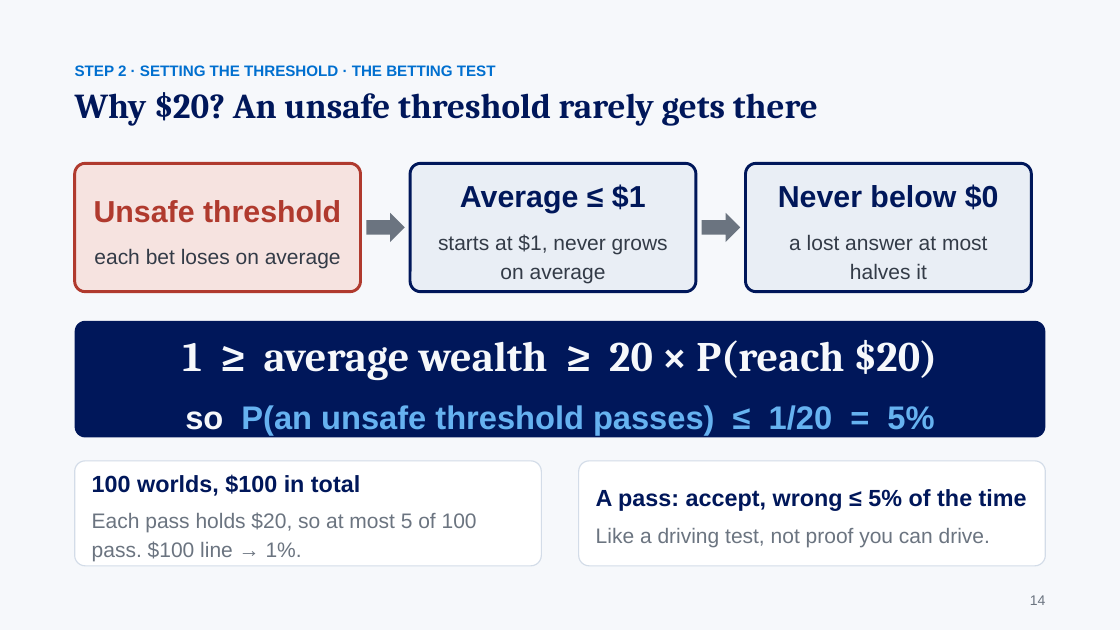
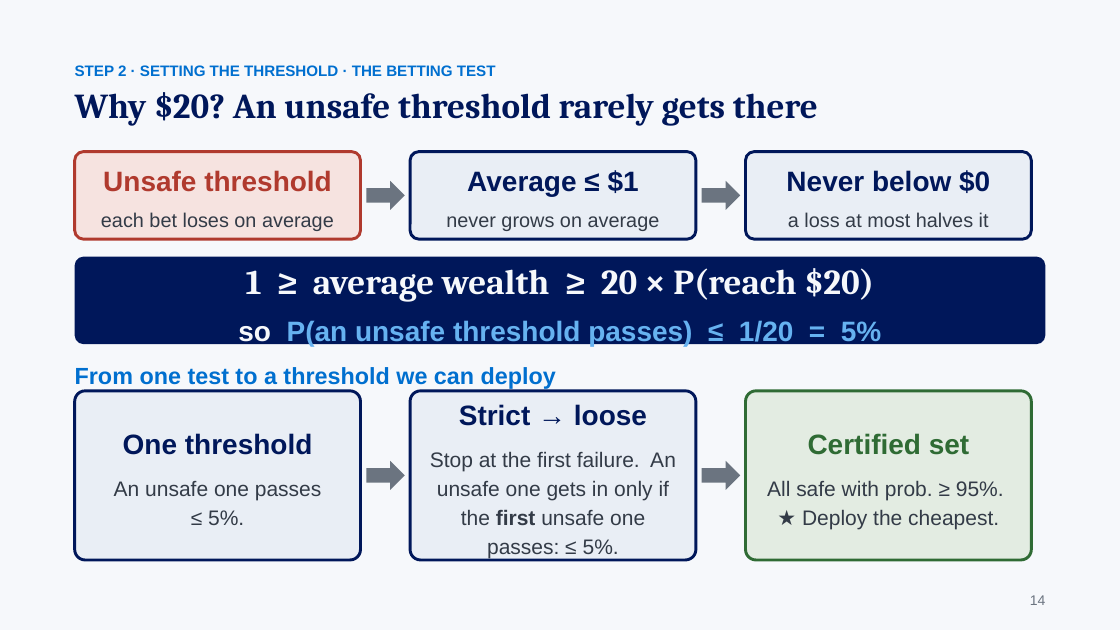
Before and after one commit to gaoj21/tokenbank, a slide deck: slide 14 of slides/CLIMB_talk.pptx. Drawn at 1120x630 pixels with LibreOffice and Linux fonts; fonts in the diff are those of the drawing. Boxes give left, top, right and bottom in pixels: in the first picture for what was removed or moved away, otherwise in the second. Text is boxed around its words. In the diff, an @@ line names an element or a change of style, - is before the commit and + after.

```diff
--- a/slides/CLIMB_talk.pptx
+++ b/slides/CLIMB_talk.pptx
@@ rounded rectangle "Unsafe threshold": place and size @@
-rounded rectangle "Unsafe threshold" at [75,163,360,292]
+rounded rectangle "Unsafe threshold" at [75,152,360,239]
@@ rounded rectangle "Unsafe threshold" at [75,152,360,239]: size 26 to 24 pt in "Unsafe threshold"; size 18 to 17 pt in "each bet loses on average"; less space between paragraphs; proportions changed @@
@@ rounded rectangle "Average ≤ $1" at [410,152,696,239]: proportions changed @@
@@ rounded rectangle "Average ≤ $1": place and size @@
-rounded rectangle "Average ≤ $1" at [410,163,696,292]
+rounded rectangle "Average ≤ $1" at [410,152,696,239]
@@ text in rounded rectangle at [467,170,639,197]: size 26 to 24 pt in "Average ≤ $1"; less space between paragraphs @@
@@ rounded rectangle "Never below $0": place and size @@
-rounded rectangle "Never below $0" at [746,163,1032,292]
+rounded rectangle "Never below $0" at [746,152,1032,239]
@@ rounded rectangle "Never below $0" at [746,152,1032,239]: proportions changed @@
@@ text in rounded rectangle at [786,170,990,193]: size 26 to 24 pt in "Never below $0"; less space between paragraphs @@
@@ right arrow: place and size @@
-right arrow at [366,213,405,242]
+right arrow at [366,181,405,210]
@@ right arrow: place and size @@
-right arrow at [702,213,740,242]
+right arrow at [702,181,740,210]
@@ text in rounded rectangle at [446,216,660,231]: text changed; size 18 to 17 pt @@
-starts at $1, never grows on average
+never grows on average
@@ text in rounded rectangle at [788,212,989,227]: text changed; size 18 to 17 pt @@
-a lost answer at most halves it
+a loss at most halves it
@@ rounded rectangle "1 ≥ average wealth ≥ ...": place and size @@
-rounded rectangle "1 ≥ average wealth ≥ ..." at [75,321,1046,438]
+rounded rectangle "1 ≥ average wealth ≥ ..." at [75,257,1046,344]
@@ rounded rectangle "1 ≥ average wealth ≥ ..." at [75,257,1046,344]: size 36 to 30 pt in "1 ≥ average wealth ≥ 20 × ..."; size 28 to 24 pt in "so P(an unsafe threshold passes) ≤ 1/20 ..."; less space between paragraphs; proportions changed @@
@@ text added at [75,367,556,389], 20 pt, text #006FCF, bold @@
+From one test to a threshold we can deploy
@@ rounded rectangle added at [75,391,360,560], fill #E9EEF5, outline #00175A 2.5 pt, 18 pt, text #333B47 @@
+One threshold
+An unsafe one passes ≤ 5%.
@@ rounded rectangle added at [410,391,696,560], fill #E9EEF5, outline #00175A 2.5 pt, 18 pt, text #333B47 @@
+Strict → loose
+Stop at the first failure. An unsafe one gets in only if the first unsafe one passes: ≤ 5%.
@@ rounded rectangle added at [746,391,1032,560], fill #E3ECE2, outline #2F6B34 2.5 pt, 18 pt, text #333B47 @@
+Certified set
+All safe with prob. ≥ 95%. ★ Deploy the cheapest.
@@ rounded rectangle removed at [75,461,542,566] @@
-100 worlds, $100 in total
-Each pass holds $20, so at most 5 of 100 pass. $100 line → 1%.
@@ right arrow added at [366,461,405,491], fill #6B7480 @@
@@ rounded rectangle removed at [579,461,1046,566] @@
-A pass: accept, wrong ≤ 5% of the time
-Like a driving test, not proof you can drive.
@@ right arrow added at [702,461,740,491], fill #6B7480 @@
```
Also in this commit, not shown: 14 other slides changed, 1 slide added, 6 other files.
